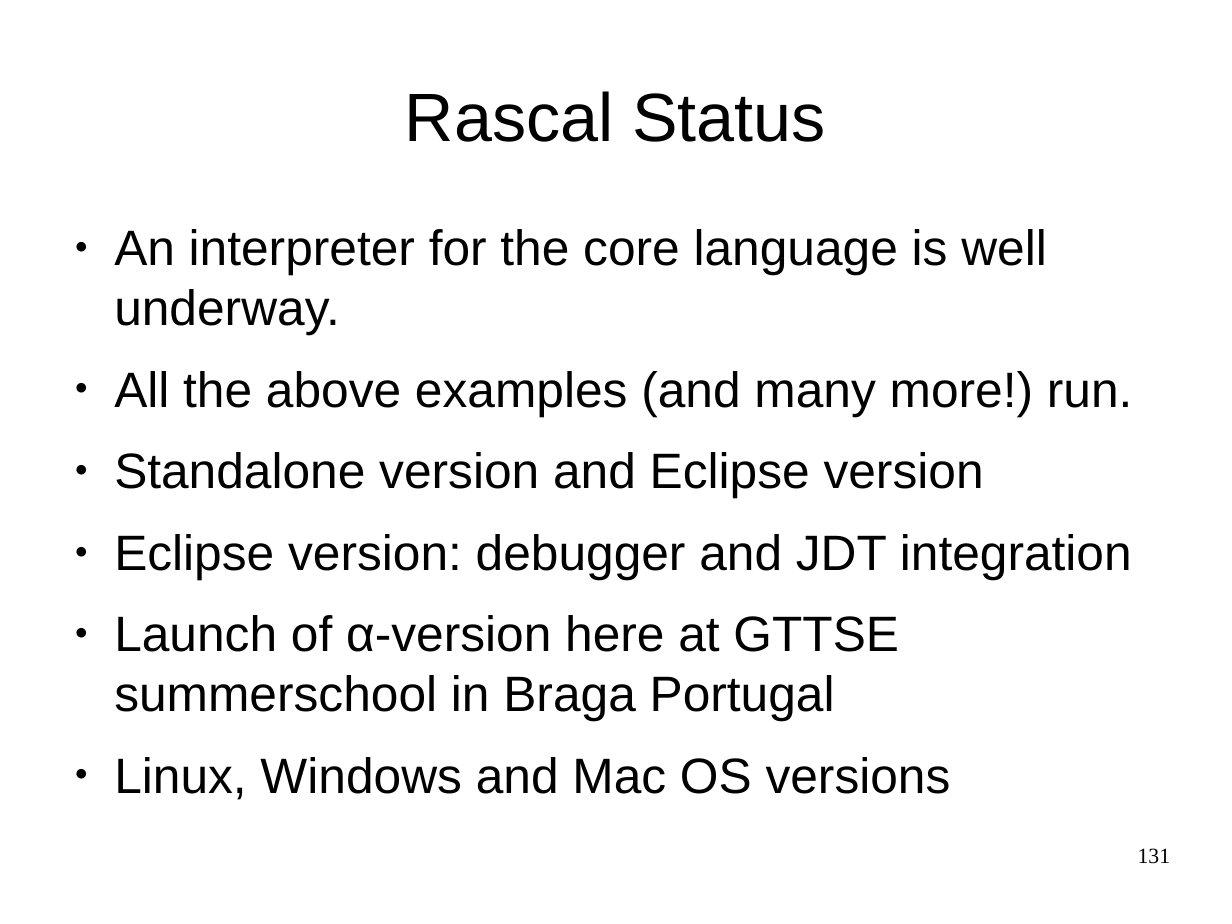
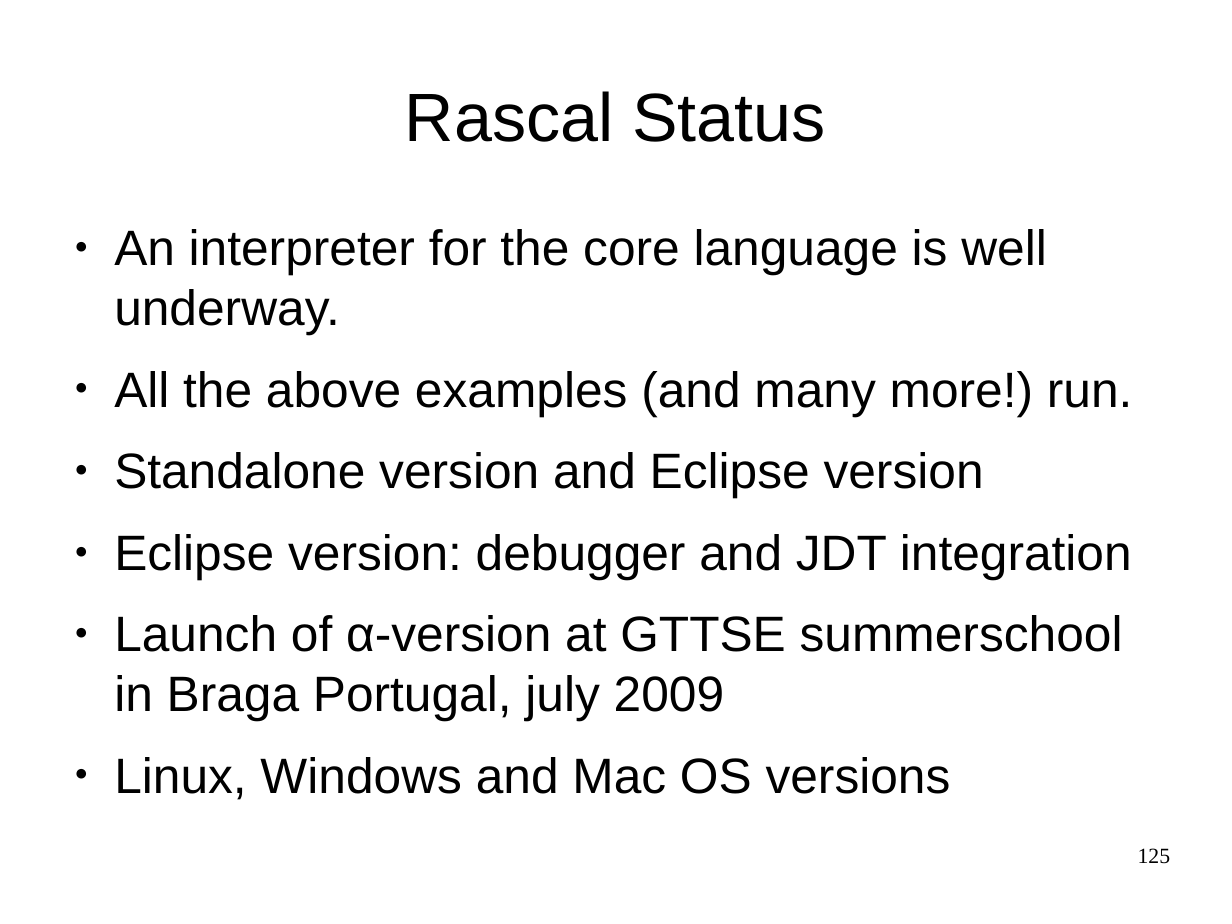
Before and after one commit to cwi-swat/meta-environment, a slide deck: slide 125 of meta-doc/analysis/rascal-slides/rascal-slides.odp (slide 131 before the commit). Drawn at 1232x924 pixels with LibreOffice and Linux fonts; fonts in the diff are those of the drawing; background and template pictures are left out. Boxes give left, top, right and bottom in pixels: in the first picture for what was removed or moved away, otherwise in the second. Text is boxed around its words. In the diff, an @@ line names an element or a change of style, - is before the commit and + after.

```diff
--- a/meta-doc/analysis/rascal-slides/rascal-slides.odp
+++ b/meta-doc/analysis/rascal-slides/rascal-slides.odp
@@ text at (x1=114, y1=615, x2=1123, y2=721): text changed @@
-● Launch of α-version here at GTTSE summerschool in Braga Portugal
+● Launch of α-version at GTTSE summerschool in Braga Portugal, july 2009
@@ page number at (x1=1138, y1=848, x2=1171, y2=864): text changed @@
-131
+125
```
Also in this commit, not shown: 20 other slides changed, 2 slides added, 16 slides removed, 1 other file.
